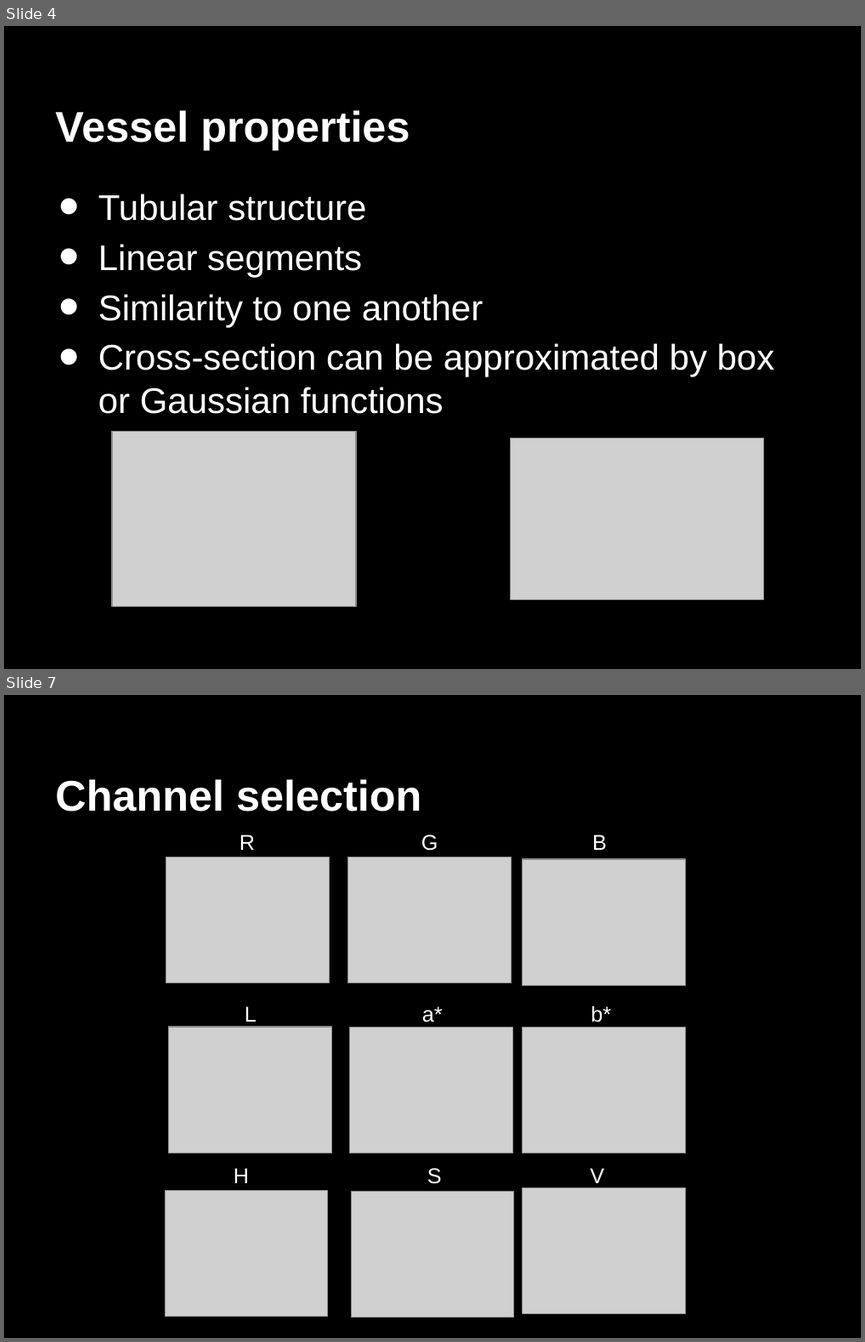
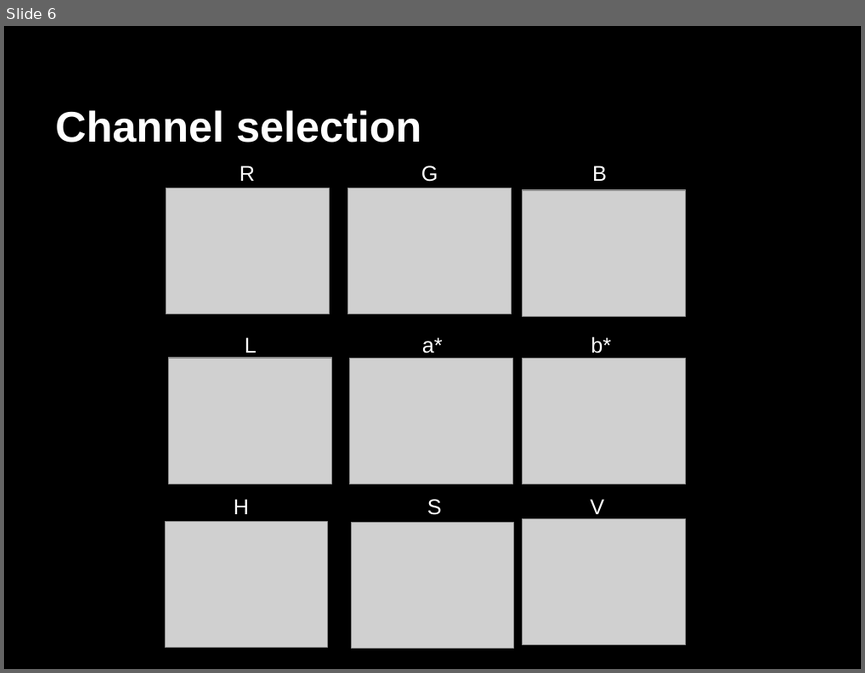
Before and after one commit to mutual-ai/vessel-segmentation-ssip2012, a slide deck: presentation/Vessel_presentation.odp. Shown one above the other, each under a label of ours: slides 4 and 7 before the commit, slide 6 after it; the slides between them are not shown. The pictures are 865x1342 and 865x673 pixels, drawn with LibreOffice and Linux fonts; fonts in the diff are those of the drawing; grey boxes stand for pictures. Boxes give left, top, right and bottom in pixels: in the first picture for what was removed or moved away, otherwise in the second. Text is boxed around its words. In the diff, an @@ line names an element or a change of style, - is before the commit and + after.

```diff
--- a/presentation/Vessel_presentation.odp
+++ b/presentation/Vessel_presentation.odp
@@ slide 4 removed at (4,26,861,669), background #000000 @@
@@ title removed at (55,110,409,149) @@
-Vessel properties
@@ text removed at (98,193,775,414) @@
-• Tubular structure
-• Linear segments
-• Similarity to one another
-• Cross-section can be approximated by box or Gaussian functions
@@ picture removed at (112,431,356,606) @@
@@ picture removed at (511,437,764,599) @@
@@ what was slide 7 is now slide 6 @@
```
Also in this commit, not shown: 12 slides changed, 3 slides added, 2 other slides removed, 1 other file.
